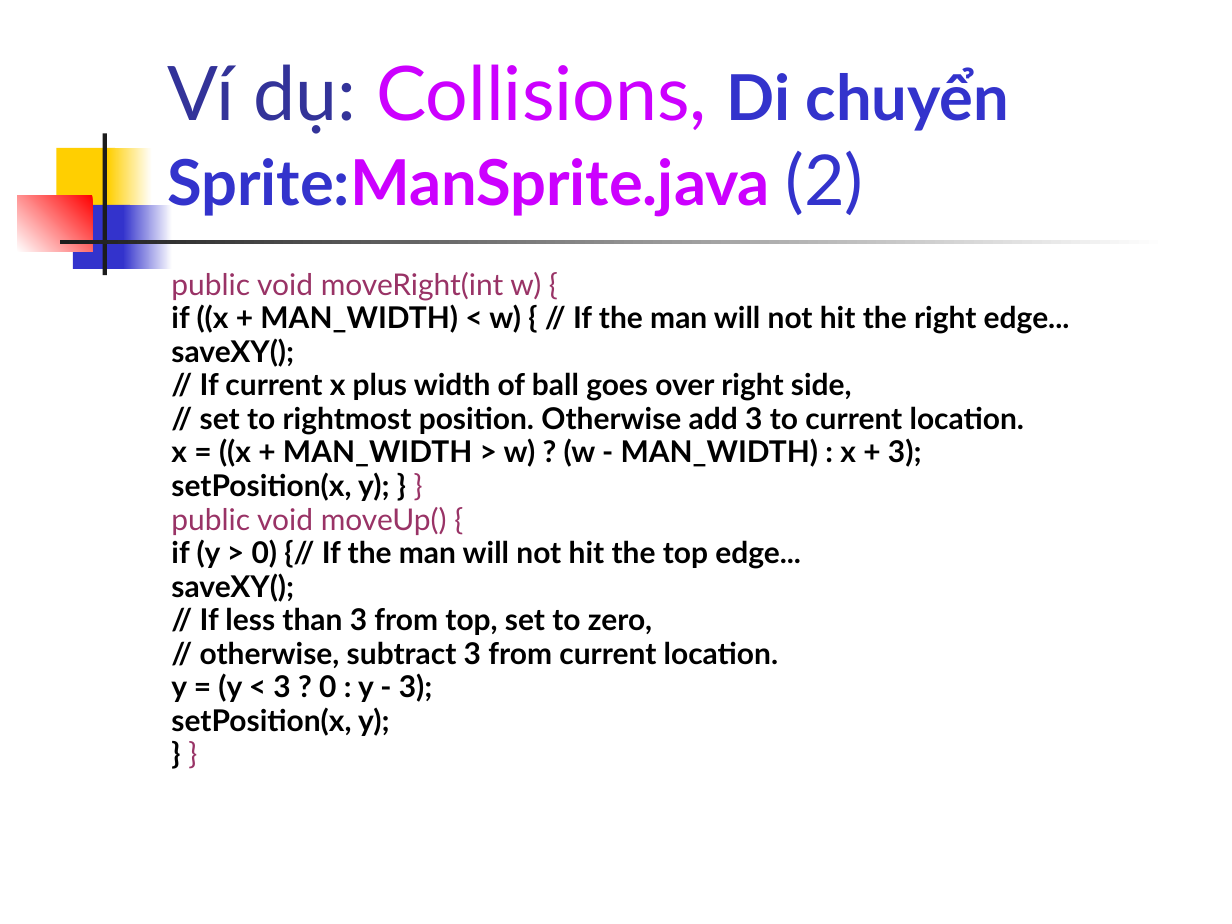
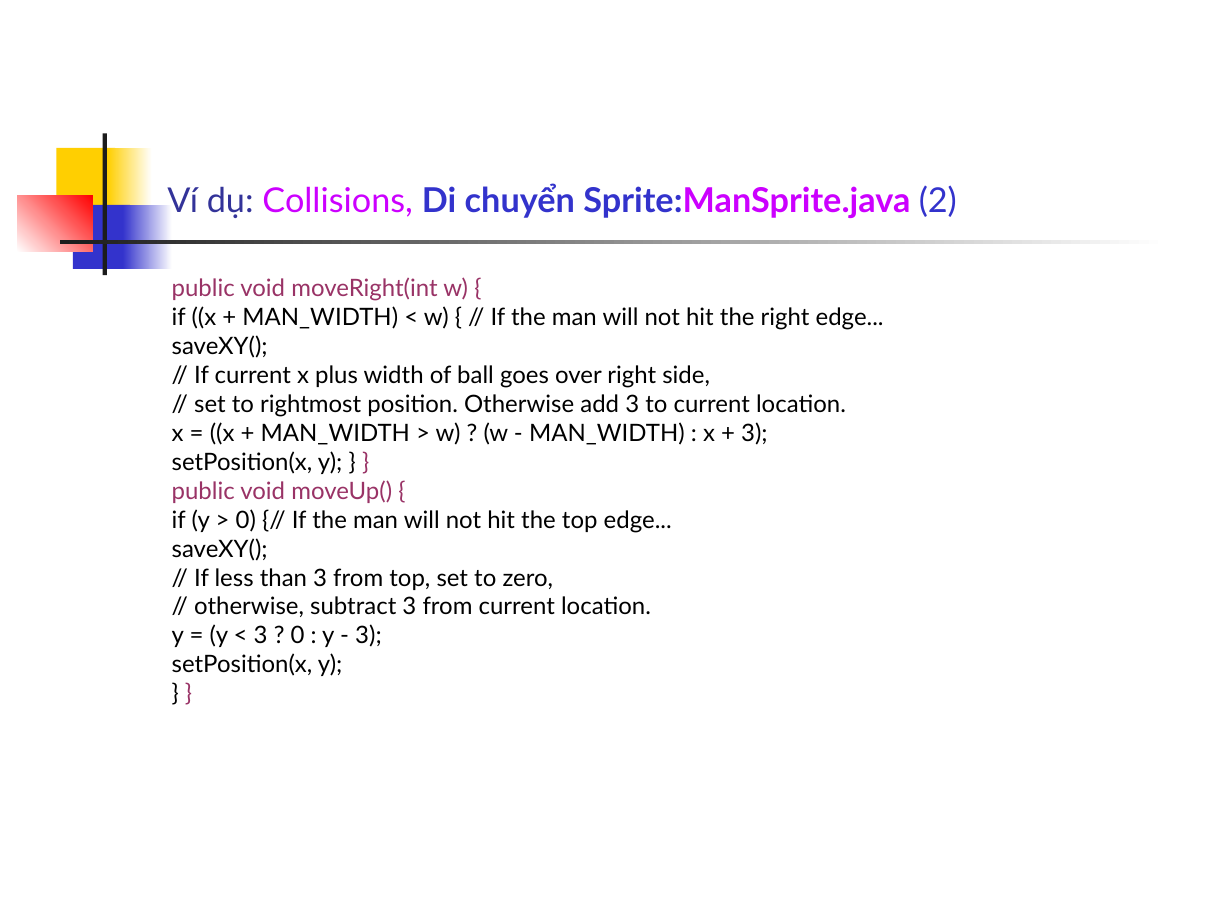
Before and after one commit to phamtuanchip/labs, a slide deck: slide 18 of M1304M-C1304M/j2me/slides/Session14.ppt. Drawn at 1232x924 pixels with LibreOffice and Linux fonts; fonts in the diff are those of the drawing. Boxes give left, top, right and bottom in pixels: in the first picture for what was removed or moved away, otherwise in the second. Text is boxed around its words. In the diff, an @@ line names an element or a change of style, - is before the commit and + after.

```diff
--- a/M1304M-C1304M/j2me/slides/Session14.ppt
+++ b/M1304M-C1304M/j2me/slides/Session14.ppt
@@ title "Ví dụ: Collisions, Di chuyển ..." at <box>167,183,957,218</box>: size 44 to 20 pt in "Ví dụ: Collisions,"; size 37 to 20 pt in "Di chuyển Sprite:ManSprite.java"; size 41 to 20 pt in "(2)" @@
@@ rectangle at <box>123,205,172,269</box>: fill gradient #FFFFFF to #3333CC to gradient #3333CC to #FFFFFF @@
@@ text "public void moveRight(int w) {" at <box>172,277,884,676</box>: size 17.5 to 14 pt; bold off in "if ((x + MAN_WIDTH) < w) { ...", "saveXY();", "// If current x plus width of ...", "// set to rightmost position. Otherwise add ..." and 9 more places; line spacing 0.6 to 0.8; less space between paragraphs @@
```
Also in this commit, not shown: 22 other slides changed, 27 other files.
